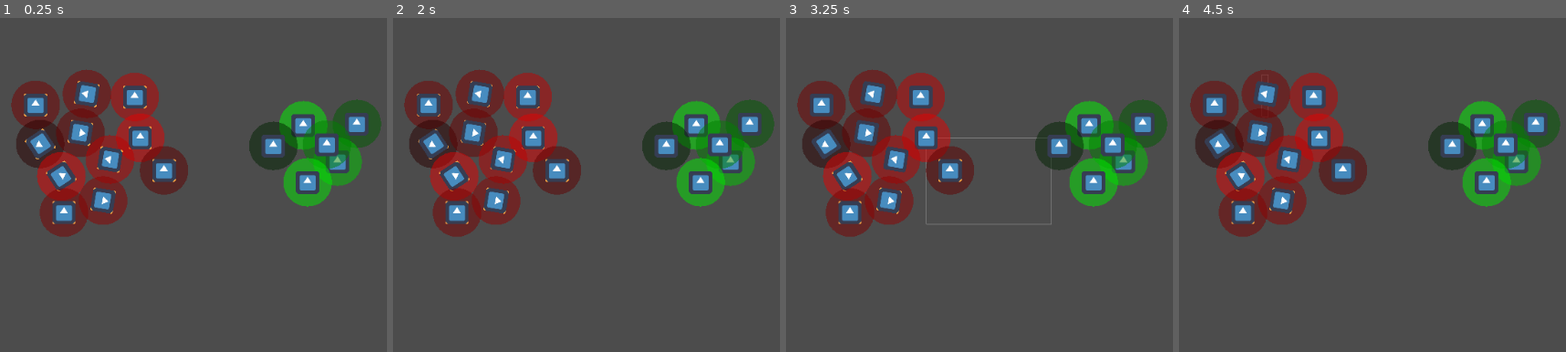
Above: before the commit, frames 1-4 (left to right).
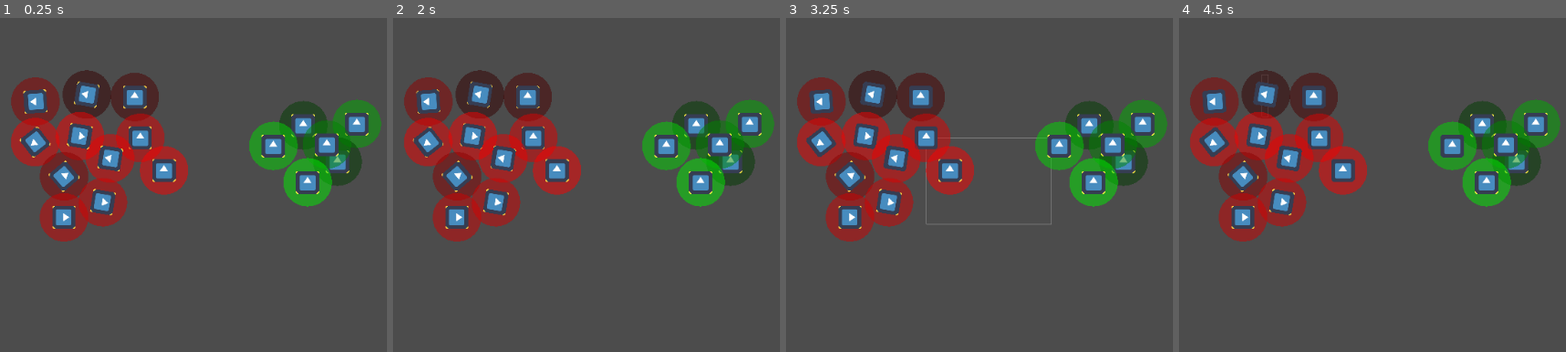
Above: after the commit, the same moments.

Repository: TheVerl/Project-Balance
Game: Godot game, scene res://scenes/World.tscn
The game is run twice, just before and just after one commit, with the same random seed, the same clock (stepped at 60 frames per second) and the same inputs. The engine's default icon, where the game draws it, is replaced by a stand-in: a white triangle on a blue panel in a dark square.
Inputs (mouse positions are in pixels of both pictures, inside the frame that each line leads up to):
- Up to frame 1 (0.25 s): no input
- Up to frame 2 (2 s): tap Enter at 0.5 s; move the mouse to (outside the picture) at 0.52 s; click (outside the picture) at 0.67 s; tap Space at 1.25 s; drag from (547, 158) to (427, 104) at 1.27 s
- Up to frame 3 (3.25 s): tap Enter at 2 s; move the mouse to (1161, 44) at 2.02 s; click (1161, 44) at 2.17 s; tap Space at 2.75 s; drag from (1053, 225) to (925, 138) at 2.77 s
- Up to frame 4 (4.5 s): move the mouse to (outside the picture) at 3.52 s; click (outside the picture) at 3.67 s; tap Enter at 4.25 s; drag from (1260, 74) to (1283, 201) at 4.27 s

The runs differ from the first frame. In frame 1, 13% of the frame differs, in the area x 2-99%, y 15-67%; in frame 2, 13%; in frame 3, 13%; in frame 4, 13%.

Commit message:
Unit18 is unit number one and Unit2 is actually Object 0. Ok.

Diff:
--- /dev/null
+++ b/misc/shaders/AuraCode.shader
@@ -0,0 +1,35 @@
+shader_type canvas_item;
+render_mode blend_premul_alpha;
+
+// This shader only works properly with premultiplied alpha blend mode
+uniform float auraWidth = 2.0;
+uniform vec4 auraColor : hint_color;
+
+void fragment() {
+	vec4 col = texture(TEXTURE, UV);
+	vec2 ps = TEXTURE_PIXEL_SIZE;
+	float a;
+	float maxa = col.a;
+	float mina = col.a;
+
+	a = texture(TEXTURE, UV + vec2(0.0, -auraWidth) * ps).a;
+	maxa = max(a, maxa);
+	mina = min(a, mina);
+
+	a = texture(TEXTURE, UV + vec2(0.0, auraWidth) * ps).a;
+	maxa = max(a, maxa);
+	mina = min(a, mina);
+
+	a = texture(TEXTURE, UV + vec2(-auraWidth, 0.0) * ps).a;
+	maxa = max(a, maxa);
+	mina = min(a, mina);
+
+	a = texture(TEXTURE, UV + vec2(auraWidth, 0.0) * ps).a;
+	maxa = max(a, maxa);
+	mina = min(a, mina);
+
+	col.rgb *= col.a;
+
+	COLOR = col;
+	COLOR.rgb += auraColor.rgb * (maxa - mina);
+}
--- /dev/null
+++ b/misc/shaders/AuraMaterial.tres
@@ -0,0 +1,8 @@
+[gd_resource type="ShaderMaterial" load_steps=2 format=2]
+
+[ext_resource path="res://misc/shaders/AuraCode.shader" type="Shader" id=1]
+
+[resource]
+shader = ExtResource( 1 )
+shader_param/auraWidth = 2.0
+shader_param/auraColor = Color( 0.827451, 0.662745, 0.0235294, 1 )
--- a/scenes/Object.tscn
+++ b/scenes/Object.tscn
@@ -1,54 +1,13 @@
-[gd_scene load_steps=7 format=2]
+[gd_scene load_steps=6 format=2]
 
 [ext_resource path="res://scripts/Object.gd" type="Script" id=1]
 [ext_resource path="res://icon.png" type="Texture" id=2]
+[ext_resource path="res://misc/shaders/AuraMaterial.tres" type="Material" id=3]
 
-[sub_resource type="Shader" id=1]
-code = "shader_type canvas_item;
-render_mode blend_premul_alpha;
-
-// This shader only works properly with premultiplied alpha blend mode
-uniform float aura_width = 2.0;
-uniform vec4 aura_color : hint_color;
-
-void fragment() {
-	vec4 col = texture(TEXTURE, UV);
-	vec2 ps = TEXTURE_PIXEL_SIZE;
-	float a;
-	float maxa = col.a;
-	float mina = col.a;
-
-	a = texture(TEXTURE, UV + vec2(0.0, -aura_width) * ps).a;
-	maxa = max(a, maxa);
-	mina = min(a, mina);
-
-	a = texture(TEXTURE, UV + vec2(0.0, aura_width) * ps).a;
-	maxa = max(a, maxa);
-	mina = min(a, mina);
-
-	a = texture(TEXTURE, UV + vec2(-aura_width, 0.0) * ps).a;
-	maxa = max(a, maxa);
-	mina = min(a, mina);
-
-	a = texture(TEXTURE, UV + vec2(aura_width, 0.0) * ps).a;
-	maxa = max(a, maxa);
-	mina = min(a, mina);
-
-	col.rgb *= col.a;
-
-	COLOR = col;
-	COLOR.rgb += aura_color.rgb * (maxa - mina);
-}"
-
-[sub_resource type="ShaderMaterial" id=2]
-shader = SubResource( 1 )
-shader_param/aura_width = 0.0
-shader_param/aura_color = Color( 0.913725, 0.317647, 0.219608, 1 )
-
-[sub_resource type="CircleShape2D" id=3]
+[sub_resource type="CircleShape2D" id=1]
 radius = 16.7044
 
-[sub_resource type="CircleShape2D" id=4]
+[sub_resource type="CircleShape2D" id=2]
 radius = 34.1297
 
 [node name="Unit" type="KinematicBody2D" groups=[
@@ -58,16 +17,16 @@
 script = ExtResource( 1 )
 
 [node name="Sprite" type="Sprite" parent="."]
-material = SubResource( 2 )
+material = ExtResource( 3 )
 scale = Vector2( 0.5, 0.5 )
 texture = ExtResource( 2 )
 region_enabled = true
 region_rect = Rect2( 0, 0, 65, 64 )
 
 [node name="CollisionShape2D" type="CollisionShape2D" parent="."]
-shape = SubResource( 3 )
+shape = SubResource( 1 )
 
 [node name="Detect" type="Area2D" parent="."]
 
 [node name="CollisionShape2D" type="CollisionShape2D" parent="Detect"]
-shape = SubResource( 4 )
+shape = SubResource( 2 )
--- a/scenes/Unit.tscn
+++ b/scenes/Unit.tscn
@@ -1,49 +1,8 @@
-[gd_scene load_steps=7 format=2]
+[gd_scene load_steps=6 format=2]
 
 [ext_resource path="res://scripts/Unit.gd" type="Script" id=1]
 [ext_resource path="res://icon.png" type="Texture" id=2]
-
-[sub_resource type="Shader" id=1]
-code = "shader_type canvas_item;
-render_mode blend_premul_alpha;
-
-// This shader only works properly with premultiplied alpha blend mode
-uniform float auraWidth = 2.0;
-uniform vec4 auraColor : hint_color;
-
-void fragment() {
-	vec4 col = texture(TEXTURE, UV);
-	vec2 ps = TEXTURE_PIXEL_SIZE;
-	float a;
-	float maxa = col.a;
-	float mina = col.a;
-
-	a = texture(TEXTURE, UV + vec2(0.0, -auraWidth) * ps).a;
-	maxa = max(a, maxa);
-	mina = min(a, mina);
-
-	a = texture(TEXTURE, UV + vec2(0.0, auraWidth) * ps).a;
-	maxa = max(a, maxa);
-	mina = min(a, mina);
-
-	a = texture(TEXTURE, UV + vec2(-auraWidth, 0.0) * ps).a;
-	maxa = max(a, maxa);
-	mina = min(a, mina);
-
-	a = texture(TEXTURE, UV + vec2(auraWidth, 0.0) * ps).a;
-	maxa = max(a, maxa);
-	mina = min(a, mina);
-
-	col.rgb *= col.a;
-
-	COLOR = col;
-	COLOR.rgb += auraColor.rgb * (maxa - mina);
-}"
-
-[sub_resource type="ShaderMaterial" id=2]
-shader = SubResource( 1 )
-shader_param/auraWidth = 2.0
-shader_param/auraColor = Color( 0.858824, 0.494118, 0.027451, 1 )
+[ext_resource path="res://misc/shaders/AuraMaterial.tres" type="Material" id=3]
 
 [sub_resource type="CircleShape2D" id=3]
 radius = 16.7044
@@ -57,7 +16,7 @@
 script = ExtResource( 1 )
 
 [node name="Sprite" type="Sprite" parent="."]
-material = SubResource( 2 )
+material = ExtResource( 3 )
 scale = Vector2( 0.5, 0.5 )
 texture = ExtResource( 2 )
 region_enabled = true
--- a/scenes/World.tscn
+++ b/scenes/World.tscn
@@ -7,55 +7,55 @@
 [node name="World" type="Node2D"]
 script = ExtResource( 2 )
 
-[node name="Unit18" parent="." instance=ExtResource( 1 )]
+[node name="Unit0" parent="." instance=ExtResource( 1 )]
 position = Vector2( 277.307, 241.835 )
 
-[node name="Unit19" parent="." instance=ExtResource( 1 )]
+[node name="Unit1" parent="." instance=ExtResource( 1 )]
 position = Vector2( 285.164, 299.08 )
 
-[node name="Unit21" parent="." instance=ExtResource( 1 )]
+[node name="Unit2" parent="." instance=ExtResource( 1 )]
 position = Vector2( 209.583, 241.61 )
 
-[node name="Unit22" parent="." instance=ExtResource( 1 )]
+[node name="Unit3" parent="." instance=ExtResource( 1 )]
 position = Vector2( 138.307, 252.835 )
 
-[node name="Unit23" parent="." instance=ExtResource( 1 )]
+[node name="Unit4" parent="." instance=ExtResource( 1 )]
 position = Vector2( 146.164, 310.08 )
 
-[node name="Unit24" parent="." instance=ExtResource( 1 )]
+[node name="Unit5" parent="." instance=ExtResource( 1 )]
 position = Vector2( 201.726, 288.754 )
 
-[node name="Unit25" parent="." instance=ExtResource( 1 )]
+[node name="Unit6" parent="." instance=ExtResource( 1 )]
 position = Vector2( 241.583, 335.61 )
 
-[node name="Unit26" parent="." instance=ExtResource( 1 )]
+[node name="Unit7" parent="." instance=ExtResource( 1 )]
 position = Vector2( 170.307, 346.835 )
 
-[node name="Unit27" parent="." instance=ExtResource( 1 )]
+[node name="Unit8" parent="." instance=ExtResource( 1 )]
 position = Vector2( 178.164, 404.08 )
 
-[node name="Unit28" parent="." instance=ExtResource( 1 )]
+[node name="Unit9" parent="." instance=ExtResource( 1 )]
 position = Vector2( 233.726, 382.754 )
 
-[node name="Unit30" parent="." instance=ExtResource( 1 )]
+[node name="Unit10" parent="." instance=ExtResource( 1 )]
 position = Vector2( 318.307, 344.835 )
 
 [node name="Node" type="Node" parent="."]
 
-[node name="Unit" parent="." instance=ExtResource( 3 )]
+[node name="Object0" parent="." instance=ExtResource( 3 )]
 position = Vector2( 513.74, 281.542 )
 
-[node name="Unit2" parent="." instance=ExtResource( 3 )]
+[node name="Object1" parent="." instance=ExtResource( 3 )]
 position = Vector2( 588.74, 279.542 )
 
-[node name="Unit3" parent="." instance=ExtResource( 3 )]
+[node name="Object2" parent="." instance=ExtResource( 3 )]
 position = Vector2( 561.74, 332.542 )
 
-[node name="Unit4" parent="." instance=ExtResource( 3 )]
+[node name="Object3" parent="." instance=ExtResource( 3 )]
 position = Vector2( 471.74, 310.542 )
 
-[node name="Unit5" parent="." instance=ExtResource( 3 )]
+[node name="Object4" parent="." instance=ExtResource( 3 )]
 position = Vector2( 546.74, 308.542 )
 
-[node name="Unit6" parent="." instance=ExtResource( 3 )]
+[node name="Object5" parent="." instance=ExtResource( 3 )]
 position = Vector2( 519.74, 361.542 )
--- a/scripts/Object.gd
+++ b/scripts/Object.gd
@@ -43,9 +43,9 @@
 	# Draw a highlight around the unit if it's selected.
 	selected = value
 	if selected:
-		$Sprite.material.set_shader_param("aura_width", 1)
+		$Sprite.material.set_shader_param("auraWidth", 1)
 	else:
-		$Sprite.material.set_shader_param("aura_width", 0)
+		$Sprite.material.set_shader_param("auraWidth", 0)
 
 func setTarget(value):
 	target = value
--- a/scripts/Unit.gd
+++ b/scripts/Unit.gd
@@ -1,6 +1,6 @@
 extends KinematicBody2D
 
-var char_Sheet = {
+var charSheet = {
 	Name = "John",
 
 	Attr = {
@@ -21,20 +21,20 @@
 var target = null setget set_target  # Set this to move.
 var selected = false setget setSelected  # Is this unit selected?
 var velocity = Vector2.ZERO
+var rand = RandomNumberGenerator.new()
 
-func _Calc_Scores():
-	speed = char_Sheet.Attr.Dex * 50
+func _calcScores():
+	speed = charSheet.Attr.Dex * 50
 
-var rand = RandomNumberGenerator.new()
-func _Rand_Scores():
+func _randScores():
 	rand.randomize()
-	char_Sheet.Attr.Dex = rand.randf_range(1.0, 10.0)
+	charSheet.Attr.Dex = rand.randf_range(1.0, 10.0)
 
 func _ready():
 	# Make sure the material is unique to this unit.
 	$Sprite.material = $Sprite.material.duplicate()
-	_Rand_Scores()
-	_Calc_Scores()
+	_randScores()
+	_calcScores()
 
 func _physics_process(delta):
 	velocity = Vector2.ZERO
@@ -79,7 +79,7 @@
 	if !DEBUG_DRAW:
 		return
 	draw_circle(Vector2.ZERO, $Detect/CollisionShape2D.shape.radius,
-				Color((char_Sheet.Attr.Dex / 10), 0.0, 0, 0.5))
+				Color((charSheet.Attr.Dex / 10), 0.0, 0, 0.5))
 	draw_line(Vector2.ZERO, av.rotated(-rotation)*50, Color(1, 0, 0), 5)
 	draw_line(Vector2.ZERO, velocity.rotated(-rotation)*speed, Color(0, 1, 0), 5)
 	if target:
